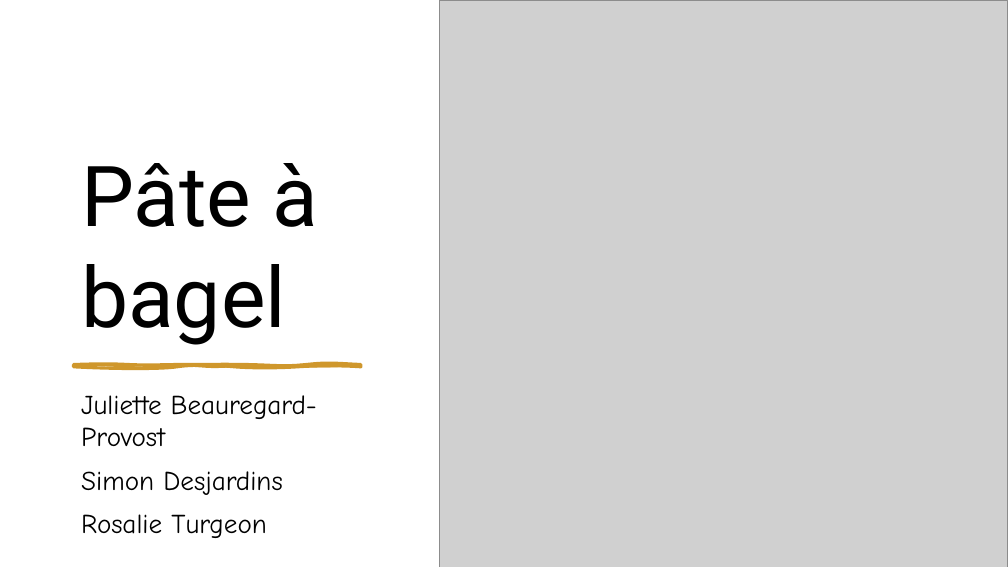
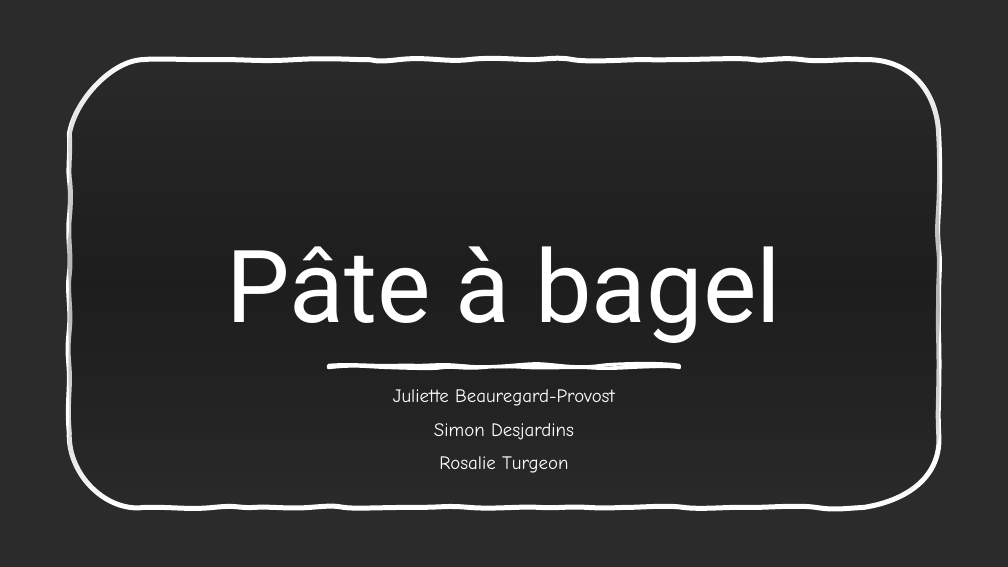
Before and after one commit to roroturgeon/GCH2545, a slide deck: slide 1 of Pâte à bagel.pptx. Drawn at 1008x567 pixels with LibreOffice and Linux fonts; fonts in the diff are those of the drawing; grey boxes stand for pictures; background and template pictures are left out; a plain dark background stands for a picture behind light text. Boxes give left, top, right and bottom in pixels: in the first picture for what was removed or moved away, otherwise in the second. Text is boxed around its words. In the diff, an @@ line names an element or a change of style, - is before the commit and + after.

```diff
--- a/Pâte à bagel.pptx
+++ b/Pâte à bagel.pptx
@@ background #FFFFFF to picture (left out) @@
@@ picture removed at box(439, 0, 1008, 567) @@
@@ freeform shape added at box(70, 60, 939, 507), fill gradient #000000, outline #FFFFFF 4.75 pt @@
@@ title "Pâte à bagel": place and size @@
-title "Pâte à bagel" at box(81, 163, 318, 345)
+title "Pâte à bagel" at box(226, 246, 781, 343)
@@ title "Pâte à bagel" at box(226, 246, 781, 343): size 80 to 96 pt, text colour #000000 to #FFFFFF; alignment left to centre @@
@@ freeform shape removed at box(73, 364, 361, 367) @@
@@ subtitle "Juliette Beauregard-Provost": place and size @@
-subtitle "Juliette Beauregard-Provost" at box(81, 395, 317, 538)
+subtitle "Juliette Beauregard-Provost" at box(393, 389, 615, 473)
@@ subtitle "Juliette Beauregard-Provost" at box(393, 389, 615, 473): size 25.9 to 18 pt, text colour #000000 to #FFFFFF; alignment left to centre @@
@@ freeform shape added at box(329, 365, 680, 368), fill #FFFFFF, outline #FFFFFF 3 pt @@
```
Also in this commit, not shown: 3 other slides changed, 1 slide added.
